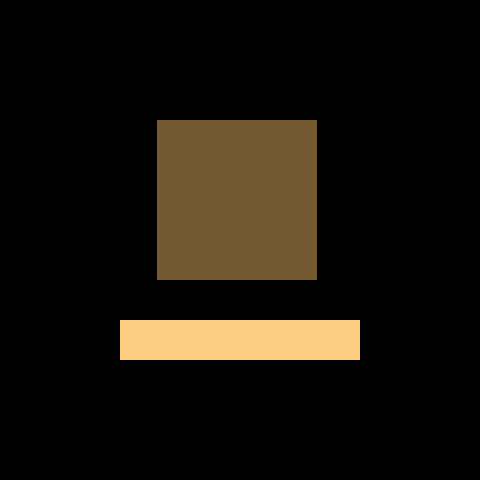
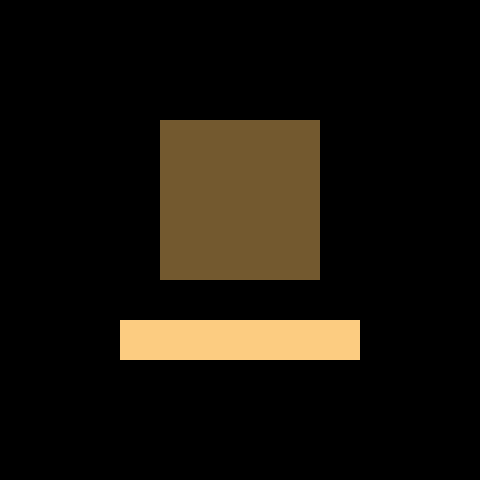
Revision of a layered 480x480 image; what changed, layer by layer:
painted on "Background" over [157,120,320,280]
